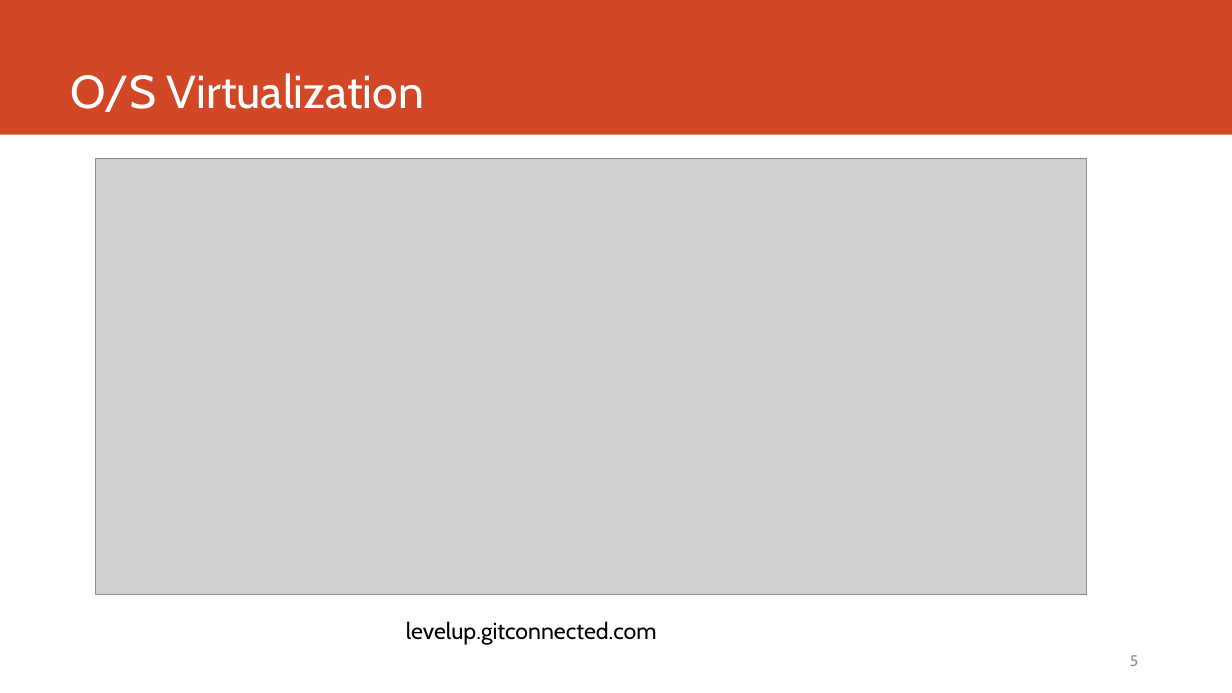
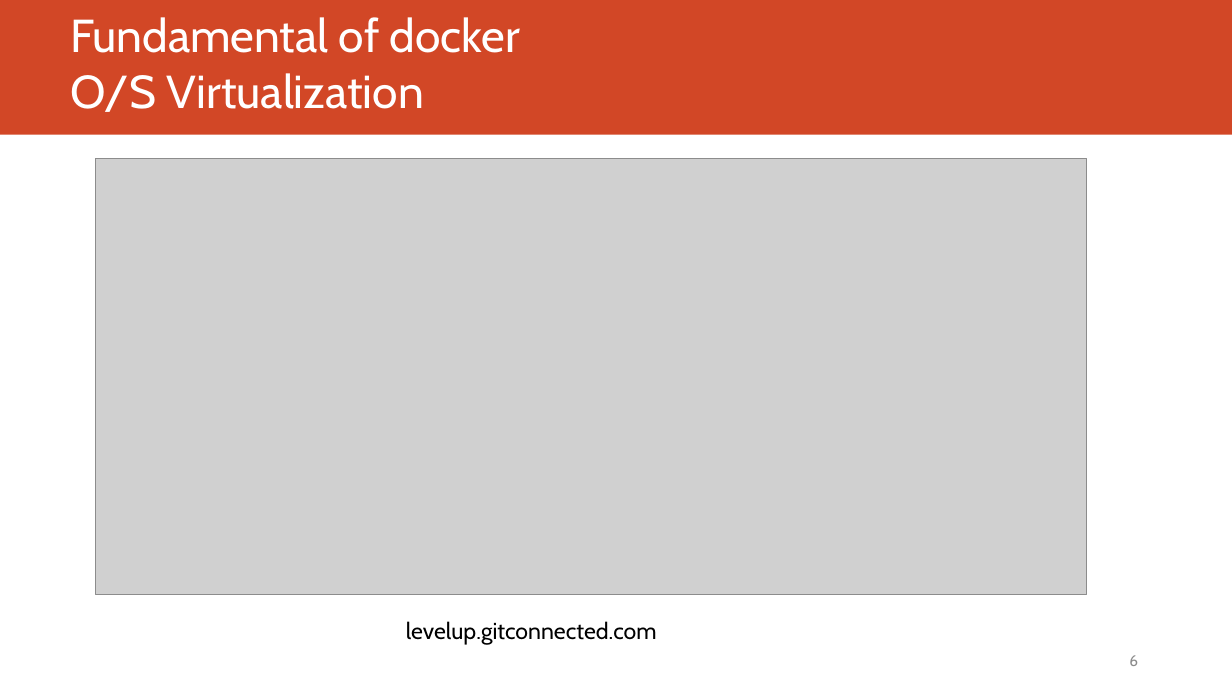
Before and after one commit to compilereg/docker, a slide deck: slide 6 of Docker.pptx (slide 5 before the commit). Drawn at 1232x693 pixels with LibreOffice and Linux fonts; fonts in the diff are those of the drawing; grey boxes stand for pictures. Boxes give left, top, right and bottom in pixels: in the first picture for what was removed or moved away, otherwise in the second. Text is boxed around its words. In the diff, an @@ line names an element or a change of style, - is before the commit and + after.

```diff
--- a/Docker.pptx
+++ b/Docker.pptx
@@ title at bbox=[70, 17, 520, 112]: text changed @@
-O/S Virtualization
+Fundamental of docker
+O/S Virtualization
@@ page number at bbox=[1129, 655, 1138, 666]: text changed @@
-5
+6
```
Also in this commit, not shown: 21 other slides changed, 12 slides added, 1 slide removed.
